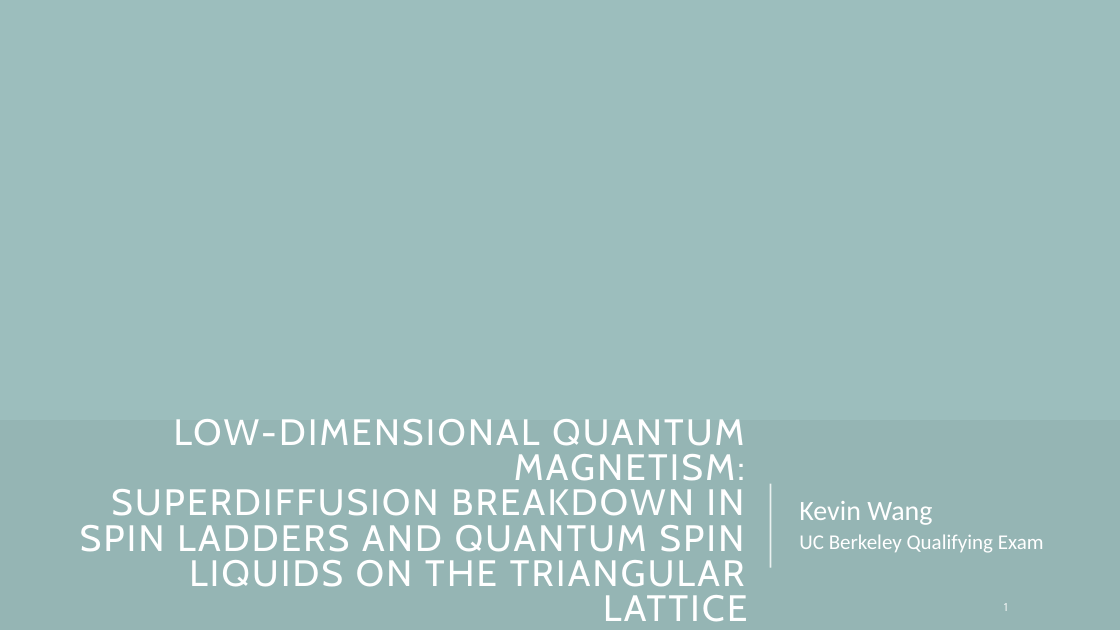
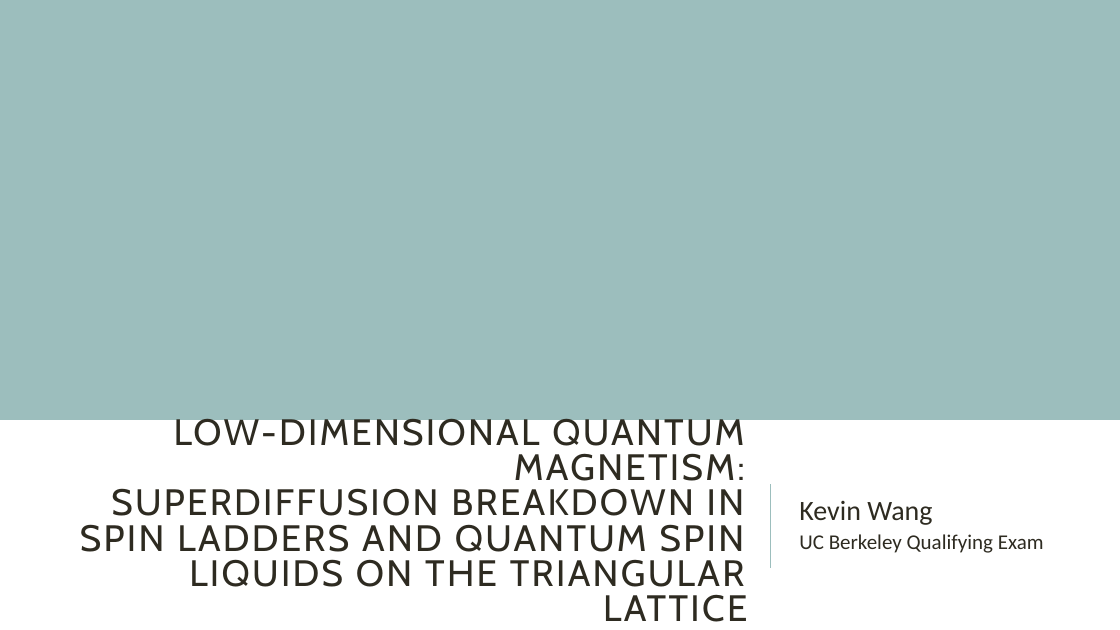
Before and after one commit to kwang0/KPZ-Project, a slide deck: slide 1 of Qualifying Exam Presentation.pptx. Drawn at 1120x630 pixels with LibreOffice and Linux fonts; fonts in the diff are those of the drawing; background and template pictures are left out; a plain dark background stands for a picture behind light text. Boxes give left, top, right and bottom in pixels: in the first picture for what was removed or moved away, otherwise in the second. Text is boxed around its words. In the diff, an @@ line names an element or a change of style, - is before the commit and + after.

```diff
--- a/Qualifying Exam Presentation.pptx
+++ b/Qualifying Exam Presentation.pptx
@@ background picture (left out) to #FFFFFF @@
@@ rectangle removed at (x1=0, y1=419, x2=1120, y2=630) @@
@@ title "LOW-DIMENSIONAL QUANTUM MAGNETISM: SUPERDIFFUSION BREAKDOWN ..." at (x1=80, y1=414, x2=747, y2=622): text colour #FFFFFF to #2E2B21 @@
@@ subtitle "Kevin Wang" at (x1=799, y1=501, x2=1044, y2=553): text colour #FFFFFF to #2E2B21 @@
@@ line removed from (770, 568) to (770, 484) @@
@@ page number removed at (x1=1004, y1=603, x2=1008, y2=611) @@
-1
```
Also in this commit, not shown: 2 other slides changed.
